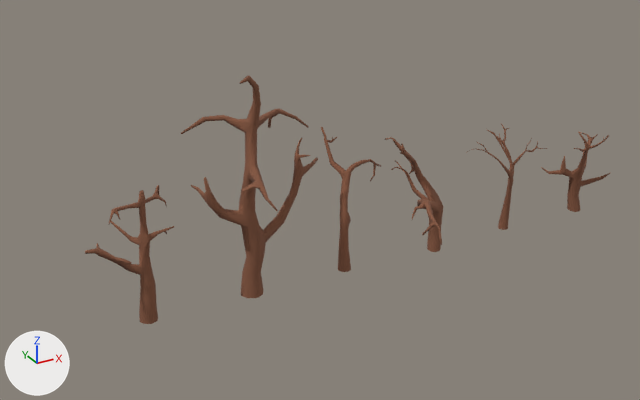
The Blender file Modelos/Cenario Cowboy/breder uv5.blend as it was, and as the next commit left it.
Camera for both pictures: a 50 mm lens placed at (-24.7, -23.3, 20.7), pointed at (-4.7, 13.0, 2.5). The axes (+X, +Y, +Z) are drawn at lower left. The lights are the same throughout.

Objects in the first picture: 'Arvore.10', 'Arvore.11', 'Arvore.6', 'Arvore.7', 'Arvore.8', 'Arvore.9'.
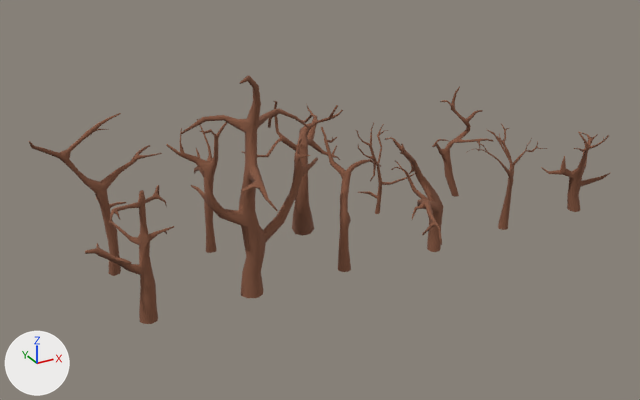
Boxes [x1, y1, x2, y2] around the edits, measured in the pictures (640 x 400 px):
'Arvore.1', added (brown): after [29, 113, 162, 276]
'Arvore.3', added (brown): after [242, 101, 343, 236]
'Arvore.2', added (brown): after [166, 119, 227, 253]
'Arvore.5', added (brown): after [432, 87, 493, 197]
'Arvore.4', added (brown): after [356, 122, 415, 214]

Edits to the bpy script that builds the scene:
```text
Add me_cylinder_005:
    me_cylinder_005.from_pydata(...)  # 300 vertices, 299 faces; spans x -1.88..2.19, y -1.31..0.54, z 0.0..6.51
    me_cylinder_005.polygons.foreach_set('use_smooth', [True] * 299)
    me_cylinder_005.materials.append(mat_material_marrom)  # brown #84563f
Add me_cylinder_003:
    me_cylinder_003.from_pydata(...)  # 250 vertices, 247 faces; spans x -1.38..1.58, y -1.53..1.61, z -0.05..5.41
    me_cylinder_003.polygons.foreach_set('use_smooth', [True] * 247)
    me_cylinder_003.materials.append(mat_material_marrom)  # brown #84563f
Add me_cylinder_002:
    me_cylinder_002.from_pydata(...)  # 344 vertices, 339 faces; spans x -3.53..3.55, y -1.76..6.3, z 0.0..7.89
    me_cylinder_002.polygons.foreach_set('use_smooth', [True] * 339)
    me_cylinder_002.materials.append(mat_material_marrom)  # brown #84563f
Add me_cylinder:
    me_cylinder.from_pydata(...)  # 245 vertices, 241 faces; spans x -1.68..1.16, y -0.9..2.26, z 0.02..7.25
    me_cylinder.polygons.foreach_set('use_smooth', [True] * 241)
    me_cylinder.materials.append(mat_material_marrom)  # brown #84563f
Add me_cube_019:
    me_cube_019.from_pydata(...)  # 374 vertices, 373 faces; spans x -3.39..3.1, y -1.16..2.93, z 0.0..7.88
    me_cube_019.polygons.foreach_set('use_smooth', [True] * 373)
    me_cube_019.materials.append(mat_material_marrom)  # brown #84563f
Add ob_arvore_5:
    ob_arvore_5 = bpy.data.objects.new('Arvore.5', me_cylinder_005)
    ob_arvore_5.location = (5.0, 15.0, 0.0)
Add ob_arvore_4:
    ob_arvore_4 = bpy.data.objects.new('Arvore.4', me_cylinder_003)
    ob_arvore_4.location = (0.0, 15.0, 0.0)
Add ob_arvore_3:
    ob_arvore_3 = bpy.data.objects.new('Arvore.3', me_cylinder_002)
    ob_arvore_3.location = (-5.0, 15.0, 0.0)
Add ob_arvore_2:
    ob_arvore_2 = bpy.data.objects.new('Arvore.2', me_cylinder)
    ob_arvore_2.location = (-10.0, 15.0, 0.0)
Add ob_arvore_1:
    ob_arvore_1 = bpy.data.objects.new('Arvore.1', me_cube_019)
    ob_arvore_1.location = (-15.0, 15.0, 0.0)
```
